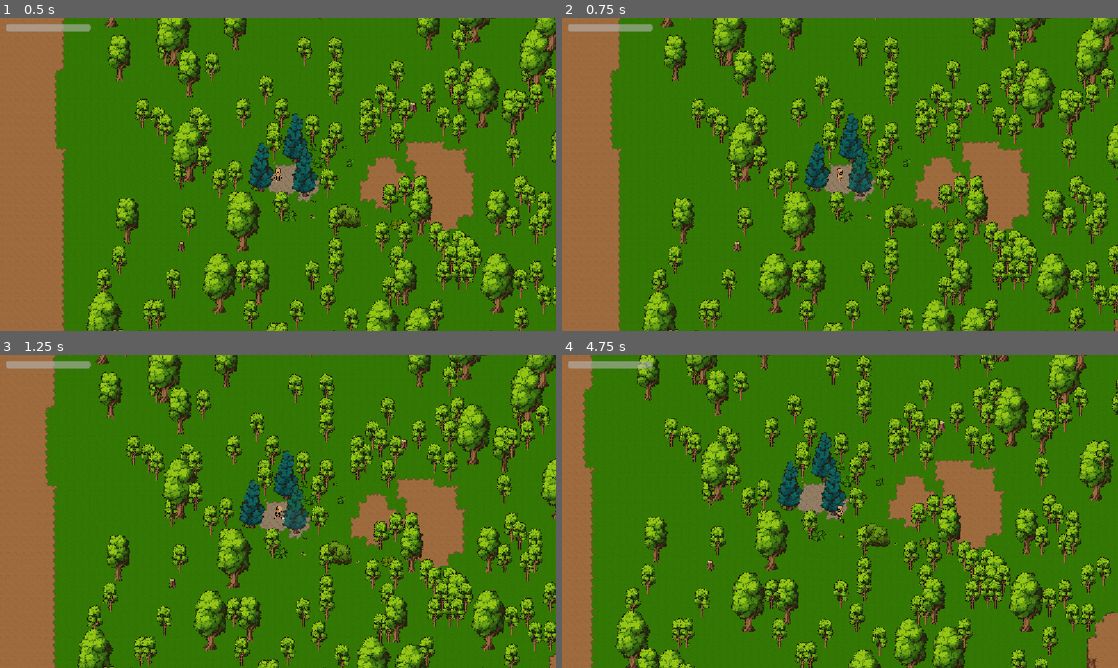
Above: before the commit, frames 1-4 (two rows, left to right).
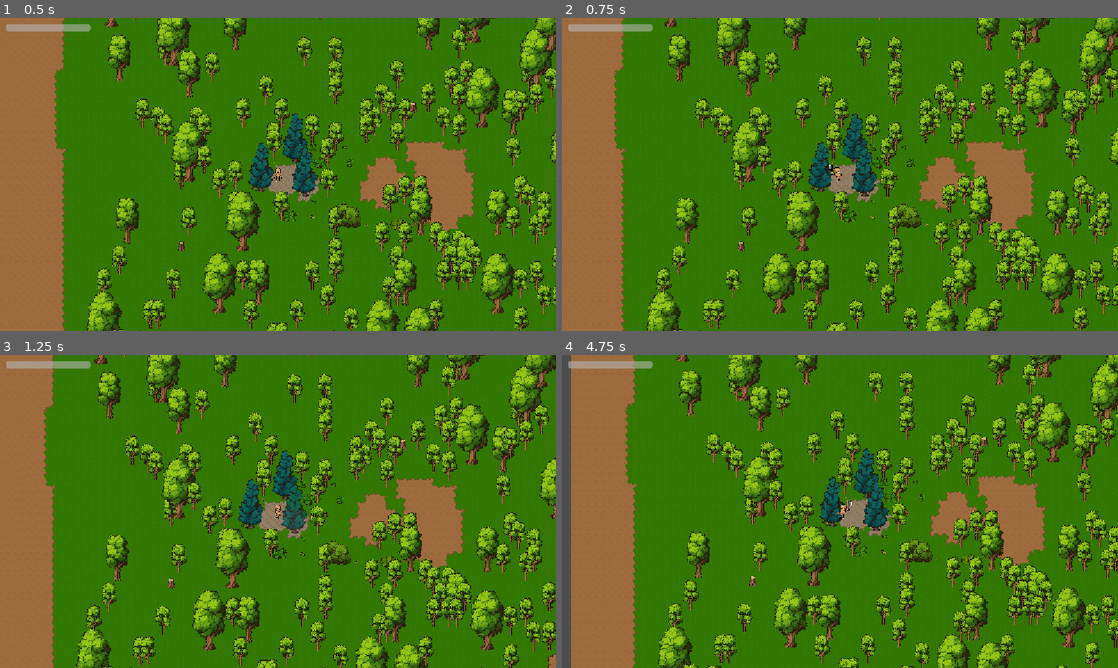
Above: after the commit, the same moments.

Repository: cwshields/pixel-rpg
Game: Godot game, scene res://scenes/main.tscn
Two runs of this game, one before a commit and one after it. Both use one fixed random seed, a clock stepped at 60 frames per second and the inputs below.
Inputs (mouse positions are in pixels of both pictures, inside the frame that each line leads up to):
- Up to frame 1 (0.5 s): no input
- Up to frame 2 (0.75 s): tap Enter at 0.5 s; move the mouse to (962, 158) at 0.52 s; hold D (move_right) from 0.53 s (still down); click (962, 158) at 0.6 s
- Up to frame 3 (1.25 s): keep holding D (move_right); tap J (attack, bound only before the commit) at 0.8 s
- Up to frame 4 (4.75 s): move the mouse to (728, 527) at 1.27 s; release D (move_right) at 1.28 s; hold S (move_down) 1.28-2.03 s; tap J (attack, bound only before the commit) at 1.35, 3.05, 3.6 s; tap Shift (sprint, bound only after the commit) at 1.55 s; move the mouse to (895, 442) at 2.02 s; hold D (move_right) 2.03-2.78 s; hold Shift (sprint, bound only after the commit) 2.03-2.78 s; click (895, 442) at 2.3 s; move the mouse to (812, 574) at 2.77 s; hold W (move_up) 2.78-3.53 s; click (812, 574) at 2.85 s; move the mouse to (1006, 558) at 3.52 s; hold Shift (sprint, bound only after the commit) 3.53-4.28 s; hold A (move_left) from 3.53 s (still down); move the mouse to (673, 464) at 4.27 s; tap E (interact) at 4.35 s; click (673, 464) at 4.55 s

Frame 1 is identical in both runs. In frame 2, 27% of the frame differs, in the area x 8-100%, y 0-100%; in frame 3, 19%; in frame 4, 49%, in the area x 0-100%, y 0-100%.

Commit message:
feat: add sprint and rework the attack state
Adds a `sprint` input action (Shift, or gamepad L3) and a `sprint_speed`
alongside `move_speed` on EntityBase; `move()` now picks whichever
applies from a new `sprinting` flag, and gained an `update_facing`
param so a state can move without re-aiming mid-swing. PlayerMoveState
sets `sprinting` from the new `Player.wants_to_sprint()` and switches
to the run animation.

PlayerAttackState now aims at the mouse instead of freezing facing on
entry, lets the player strafe at half speed while swinging, and picks
between the attack/attack_move/attack_run animations depending on
whether the player is moving/sprinting. Adds the Slice_Run_Side and
Slice_Walk_Side sheets those new animations use, wired into
player_sprite_frames.tres as attack_run_side/attack_move_side plus
run_down/side/up.

Default attack input also moves from J to left mouse button (README
updated to match).

Claude-Session: https://claude.ai/code/session_01HrgXs4qN7W3HoQrsAfsmA1

Diff:
--- a/project.godot
+++ b/project.godot
@@ -50,7 +50,7 @@
 }
 attack={
 "deadzone": 0.2,
-"events": [Object(InputEventKey,"resource_local_to_scene":false,"resource_name":"","device":-1,"window_id":0,"alt_pressed":false,"shift_pressed":false,"ctrl_pressed":false,"meta_pressed":false,"pressed":false,"keycode":0,"physical_keycode":74,"key_label":0,"unicode":0,"location":0,"echo":false,"script":null)
+"events": [Object(InputEventMouseButton,"resource_local_to_scene":false,"resource_name":"","device":-1,"window_id":0,"alt_pressed":false,"shift_pressed":false,"ctrl_pressed":false,"meta_pressed":false,"button_mask":0,"position":Vector2(0, 0),"global_position":Vector2(0, 0),"factor":1.0,"button_index":1,"canceled":false,"pressed":false,"double_click":false,"script":null)
 ]
 }
 interact={
@@ -68,6 +68,12 @@
 "events": [Object(InputEventKey,"resource_local_to_scene":false,"resource_name":"","device":-1,"window_id":0,"alt_press …(195 unchanged characters)…
 ]
 }
+sprint={
+"deadzone": 0.5,
+"events": [Object(InputEventKey,"resource_local_to_scene":false,"resource_name":"","device":-1,"window_id":0,"alt_pressed":false,"shift_pressed":false,"ctrl_pressed":false,"meta_pressed":false,"pressed":false,"keycode":0,"physical_keycode":4194325,"key_label":0,"unicode":0,"location":0,"echo":false,"script":null)
+, Object(InputEventJoypadButton,"resource_local_to_scene":false,"resource_name":"","device":-1,"button_index":9,"pressure":0.0,"pressed":false,"script":null)
+]
+}
 
 [physics]
 
--- a/resources/characters/player_sprite_frames.tres
+++ b/resources/characters/player_sprite_frames.tres
@@ -15,6 +15,11 @@
 [ext_resource type="Texture2D" uid="uid://duh1vvkwh5gmt" path="res://assets/Entities/Characters/Body_A/Animations/Death_Base/Death_Down-Sheet.png" id="tex_13"]
 [ext_resource type="Texture2D" uid="uid://4mcgygej2ksk" path="res://assets/Entities/Characters/Body_A/Animations/Death_Base/Death_Side-Sheet.png" id="tex_14"]
 [ext_resource type="Texture2D" uid="uid://bvs6wieay4xdw" path="res://assets/Entities/Characters/Body_A/Animations/Death_Base/Death_Up-Sheet.png" id="tex_15"]
+[ext_resource type="Texture2D" uid="uid://kypugaf36fnm" path="res://assets/Entities/Characters/Body_A/Animations/Slice_Base/Slice_Walk_Side-Sheet.png" id="tex_16"]
+[ext_resource type="Texture2D" uid="uid://b7g8c2wq3cf1g" path="res://assets/Entities/Characters/Body_A/Animations/Run_Base/Run_Down-Sheet.png" id="tex_17"]
+[ext_resource type="Texture2D" uid="uid://bro2uxje66pd1" path="res://assets/Entities/Characters/Body_A/Animations/Run_Base/Run_Side-Sheet.png" id="tex_18"]
+[ext_resource type="Texture2D" uid="uid://chutnxi4ipnqv" path="res://assets/Entities/Characters/Body_A/Animations/Run_Base/Run_Up-Sheet.png" id="tex_19"]
+[ext_resource type="Texture2D" uid="uid://j5puppb27wq8" path="res://assets/Entities/Characters/Body_A/Animations/Slice_Base/Slice_Run_Side-Sheet.png" id="tex_20"]
 
 [sub_resource type="AtlasTexture" id="frame_31"]
 atlas = ExtResource("tex_7")
@@ -48,6 +53,70 @@
 atlas = ExtResource("tex_7")
 region = Rect2(448, 0, 64, 64)
 
+[sub_resource type="AtlasTexture" id="frame_91"]
+atlas = ExtResource("tex_16")
+region = Rect2(0, 0, 64, 64)
+
+[sub_resource type="AtlasTexture" id="frame_92"]
+atlas = ExtResource("tex_16")
+region = Rect2(64, 0, 64, 64)
+
+[sub_resource type="AtlasTexture" id="frame_93"]
+atlas = ExtResource("tex_16")
+region = Rect2(128, 0, 64, 64)
+
+[sub_resource type="AtlasTexture" id="frame_94"]
+atlas = ExtResource("tex_16")
+region = Rect2(192, 0, 64, 64)
+
+[sub_resource type="AtlasTexture" id="frame_95"]
+atlas = ExtResource("tex_16")
+region = Rect2(256, 0, 64, 64)
+
+[sub_resource type="AtlasTexture" id="frame_96"]
+atlas = ExtResource("tex_16")
+region = Rect2(320, 0, 64, 64)
+
+[sub_resource type="AtlasTexture" id="frame_97"]
+atlas = ExtResource("tex_16")
+region = Rect2(384, 0, 64, 64)
+
+[sub_resource type="AtlasTexture" id="frame_98"]
+atlas = ExtResource("tex_16")
+region = Rect2(448, 0, 64, 64)
+
+[sub_resource type="AtlasTexture" id="frame_117"]
+atlas = ExtResource("tex_20")
+region = Rect2(0, 0, 64, 64)
+
+[sub_resource type="AtlasTexture" id="frame_118"]
+atlas = ExtResource("tex_20")
+region = Rect2(64, 0, 64, 64)
+
+[sub_resource type="AtlasTexture" id="frame_119"]
+atlas = ExtResource("tex_20")
+region = Rect2(128, 0, 64, 64)
+
+[sub_resource type="AtlasTexture" id="frame_120"]
+atlas = ExtResource("tex_20")
+region = Rect2(192, 0, 64, 64)
+
+[sub_resource type="AtlasTexture" id="frame_121"]
+atlas = ExtResource("tex_20")
+region = Rect2(256, 0, 64, 64)
+
+[sub_resource type="AtlasTexture" id="frame_122"]
+atlas = ExtResource("tex_20")
+region = Rect2(320, 0, 64, 64)
+
+[sub_resource type="AtlasTexture" id="frame_123"]
+atlas = ExtResource("tex_20")
+region = Rect2(384, 0, 64, 64)
+
+[sub_resource type="AtlasTexture" id="frame_124"]
+atlas = ExtResource("tex_20")
+region = Rect2(448, 0, 64, 64)
+
 [sub_resource type="AtlasTexture" id="frame_39"]
 atlas = ExtResource("tex_8")
 region = Rect2(0, 0, 64, 64)
@@ -304,6 +373,78 @@
 atlas = ExtResource("tex_3")
 region = Rect2(192, 0, 64, 64)
 
+[sub_resource type="AtlasTexture" id="frame_99"]
+atlas = ExtResource("tex_17")
+region = Rect2(0, 0, 64, 64)
+
+[sub_resource type="AtlasTexture" id="frame_100"]
+atlas = ExtResource("tex_17")
+region = Rect2(64, 0, 64, 64)
+
+[sub_resource type="AtlasTexture" id="frame_101"]
+atlas = ExtResource("tex_17")
+region = Rect2(128, 0, 64, 64)
+
+[sub_resource type="AtlasTexture" id="frame_102"]
+atlas = ExtResource("tex_17")
+region = Rect2(192, 0, 64, 64)
+
+[sub_resource type="AtlasTexture" id="frame_103"]
+atlas = ExtResource("tex_17")
+region = Rect2(256, 0, 64, 64)
+
+[sub_resource type="AtlasTexture" id="frame_104"]
+atlas = ExtResource("tex_17")
+region = Rect2(320, 0, 64, 64)
+
+[sub_resource type="AtlasTexture" id="frame_105"]
+atlas = ExtResource("tex_18")
+region = Rect2(0, 0, 64, 64)
+
+[sub_resource type="AtlasTexture" id="frame_106"]
+atlas = ExtResource("tex_18")
+region = Rect2(64, 0, 64, 64)
+
+[sub_resource type="AtlasTexture" id="frame_107"]
+atlas = ExtResource("tex_18")
+region = Rect2(128, 0, 64, 64)
+
+[sub_resource type="AtlasTexture" id="frame_108"]
+atlas = ExtResource("tex_18")
+region = Rect2(192, 0, 64, 64)
+
+[sub_resource type="AtlasTexture" id="frame_109"]
+atlas = ExtResource("tex_18")
+region = Rect2(256, 0, 64, 64)
+
+[sub_resource type="AtlasTexture" id="frame_110"]
+atlas = ExtResource("tex_18")
+region = Rect2(320, 0, 64, 64)
+
+[sub_resource type="AtlasTexture" id="frame_111"]
+atlas = ExtResource("tex_19")
+region = Rect2(0, 0, 64, 64)
+
+[sub_resource type="AtlasTexture" id="frame_112"]
+atlas = ExtResource("tex_19")
+region = Rect2(64, 0, 64, 64)
+
+[sub_resource type="AtlasTexture" id="frame_113"]
+atlas = ExtResource("tex_19")
+region = Rect2(128, 0, 64, 64)
+
+[sub_resource type="AtlasTexture" id="frame_114"]
+atlas = ExtResource("tex_19")
+region = Rect2(192, 0, 64, 64)
+
+[sub_resource type="AtlasTexture" id="frame_115"]
+atlas = ExtResource("tex_19")
+region = Rect2(256, 0, 64, 64)
+
+[sub_resource type="AtlasTexture" id="frame_116"]
+atlas = ExtResource("tex_19")
+region = Rect2(320, 0, 64, 64)
+
 [sub_resource type="AtlasTexture" id="frame_13"]
 atlas = ExtResource("tex_4")
 region = Rect2(0, 0, 64, 64)
@@ -405,6 +546,64 @@
 }],
 "loop": 0,
 "name": &"attack_down",
+"speed": 14.0
+}, {
+"frames": [{
+"duration": 1.0,
+"texture": SubResource("frame_91")
+}, {
+"duration": 1.0,
+"texture": SubResource("frame_92")
+}, {
+"duration": 1.0,
+"texture": SubResource("frame_93")
+}, {
+"duration": 1.0,
+"texture": SubResource("frame_94")
+}, {
+"duration": 1.0,
+"texture": SubResource("frame_95")
+}, {
+"duration": 1.0,
+"texture": SubResource("frame_96")
+}, {
+"duration": 1.0,
+"texture": SubResource("frame_97")
+}, {
+"duration": 1.0,
+"texture": SubResource("frame_98")
+}],
+"loop": 0,
+"name": &"attack_move_side",
+"speed": 14.0
+}, {
+"frames": [{
+"duration": 1.0,
+"texture": SubResource("frame_117")
+}, {
+"duration": 1.0,
+"texture": SubResource("frame_118")
+}, {
+"duration": 1.0,
+"texture": SubResource("frame_119")
+}, {
+"duration": 1.0,
+"texture": SubResource("frame_120")
+}, {
+"duration": 1.0,
+"texture": SubResource("frame_121")
+}, {
+"duration": 1.0,
+"texture": SubResource("frame_122")
+}, {
+"duration": 1.0,
+"texture": SubResource("frame_123")
+}, {
+"duration": 1.0,
+"texture": SubResource("frame_124")
+}],
+"loop": 0,
+"name": &"attack_run_side",
 "speed": 14.0
 }, {
 "frames": [{
@@ -653,6 +852,75 @@
 "loop": 1,
 "name": &"idle_up",
 "speed": 6.0
+}, {
+"frames": [{
+"duration": 1.0,
+"texture": SubResource("frame_99")
+}, {
+"duration": 1.0,
+"texture": SubResource("frame_100")
+}, {
+"duration": 1.0,
+"texture": SubResource("frame_101")
+}, {
+"duration": 1.0,
+"texture": SubResource("frame_102")
+}, {
+"duration": 1.0,
+"texture": SubResource("frame_103")
+}, {
+"duration": 1.0,
+"texture": SubResource("frame_104")
+}],
+"loop": 1,
+"name": &"run_down",
+"speed": 14.0
+}, {
+"frames": [{
+"duration": 1.0,
+"texture": SubResource("frame_105")
+}, {
+"duration": 1.0,
+"texture": SubResource("frame_106")
+}, {
+"duration": 1.0,
+"texture": SubResource("frame_107")
+}, {
+"duration": 1.0,
+"texture": SubResource("frame_108")
+}, {
+"duration": 1.0,
+"texture": SubResource("frame_109")
+}, {
+"duration": 1.0,
+"texture": SubResource("frame_110")
+}],
+"loop": 1,
+"name": &"run_side",
+"speed": 14.0
+}, {
+"frames": [{
+"duration": 1.0,
+"texture": SubResource("frame_111")
+}, {
+"duration": 1.0,
+"texture": SubResource("frame_112")
+}, {
+"duration": 1.0,
+"texture": SubResource("frame_113")
+}, {
+"duration": 1.0,
+"texture": SubResource("frame_114")
+}, {
+"duration": 1.0,
+"texture": SubResource("frame_115")
+}, {
+"duration": 1.0,
+"texture": SubResource("frame_116")
+}],
+"loop": 1,
+"name": &"run_up",
+"speed": 14.0
 }, {
 "frames": [{
 "duration": 1.0,
--- a/scripts/entities/entity_base.gd
+++ b/scripts/entities/entity_base.gd
@@ -8,9 +8,17 @@
 signal died(entity: EntityBase)
 signal facing_changed(direction: Vector2)
 
-@export var move_speed: float = 90.0
-@export var acceleration: float = 900.0
-@export var friction: float = 800.0
+@export var move_speed: float = 65.0
+## Target speed (px/sec) used in place of `move_speed` while `sprinting` is
+## true. The driving state sets `sprinting` each frame from its own input
+## (see PlayerMoveState).
+@export var sprint_speed: float = 110.0
+@export var acceleration: float = 600.0
+@export var friction: float = 500.0
+
+## When true, `move()` targets `sprint_speed` instead of `move_speed`. Not
+## persisted — whichever state is active owns setting and clearing it.
+var sprinting: bool = false
 
 ## Last non-zero movement direction. Useful for aiming an attack or
 ## picking an idle-facing animation when the entity is standing still.
@@ -55,11 +63,15 @@
 ## Eases velocity toward `direction * move_speed` and slides. Pass
 ## Vector2.ZERO to decelerate to a stop. `direction` should already be
 ## normalized (or zero) — callers decide how input maps to a direction.
-func move(direction: Vector2, delta: float) -> void:
-	var target_speed: float = move_speed * (stats.speed_multiplier if stats else 1.0)
+## Pass `update_facing = false` to move without re-aiming `facing_direction`
+## (e.g. sidestepping mid-attack while the swing stays committed).
+func move(direction: Vector2, delta: float, update_facing: bool = true) -> void:
+	var base_speed: float = sprint_speed if sprinting else move_speed
+	var target_speed: float = base_speed * (stats.speed_multiplier if stats else 1.0)
 	if direction != Vector2.ZERO:
-		facing_direction = direction
-		facing_changed.emit(direction)
+		if update_facing:
+			facing_direction = direction
+			facing_changed.emit(direction)
 		velocity = velocity.move_toward(direction * target_speed, acceleration * delta)
 	else:
 		velocity = velocity.move_toward(Vector2.ZERO, friction * delta)
--- a/scripts/entities/player/player.gd
+++ b/scripts/entities/player/player.gd
@@ -31,6 +31,11 @@
 func get_move_input() -> Vector2:
 	return Input.get_vector("move_left", "move_right", "move_up", "move_down")
 
+## True while the sprint key (Shift) is held. Movement states use this to
+## pick run speed + run animations; only meaningful when actually moving.
+func wants_to_sprint() -> bool:
+	return Input.is_action_pressed("sprint")
+
 func _unhandled_input(event: InputEvent) -> void:
 	if event.is_action_pressed("interact"):
 		_interact_with_nearest()
--- a/scripts/entities/player/states/player_attack_state.gd
+++ b/scripts/entities/player/states/player_attack_state.gd
@@ -10,26 +10,57 @@
 @export var hitbox_active_start: float = 0.2
 @export var hitbox_active_end: float = 0.45
 
+## How much of normal move speed the player keeps while mid-swing. 1.0 is
+## full free movement; lower it for a more committed, weighty attack.
+@export_range(0.0, 1.0) var move_speed_multiplier: float = 0.5
+
 var _timer: float = 0.0
+var _was_moving: bool = false
+var _was_sprinting: bool = false
 
 func enter(_previous_state: StringName, _data: Dictionary = {}) -> void:
 	_timer = 0.0
-	entity.stop()
 	var player := entity as Player
+	var aim := player.get_global_mouse_position() - player.global_position
+	if aim != Vector2.ZERO:
+		player.facing_direction = aim.normalized()
+		player.facing_changed.emit(player.facing_direction)
 	if player.hitbox:
 		player.hitbox.global_rotation = player.facing_direction.angle()
 		player.hitbox.damage = player.stats.compute_outgoing_damage() if player.stats else player.hitbox.damage
-	entity.play_animation("attack")
+	var moving := player.get_move_input() != Vector2.ZERO
+	player.sprinting = moving and player.wants_to_sprint()
+	_apply_attack_visuals(player, moving)
 
 func process_physics(delta: float) -> void:
 	_timer += delta
 	var player := entity as Player
+	var moving := player.get_move_input() != Vector2.ZERO
+	player.sprinting = moving and player.wants_to_sprint()
+	player.move(player.get_move_input() * move_speed_multiplier, delta, false)
+	if moving != _was_moving or player.sprinting != _was_sprinting:
+		_apply_attack_visuals(player, moving)
 	if player.hitbox:
 		player.hitbox.monitoring = _timer >= hitbox_active_start and _timer <= hitbox_active_end
 	if _timer >= attack_duration:
-		transition_requested.emit(&"Idle", {})
+		transition_requested.emit(&"Move" if moving else &"Idle", {})
 
 func exit() -> void:
 	var player := entity as Player
+	player.sprinting = false
 	if player.hitbox:
 		player.hitbox.monitoring = false
+
+## Chooses the attack animation for the current movement state (called only
+## when it changes). Sprinting uses the combined run+slice sheet
+## ("attack_run_<dir>"), walking the run/walk+slice sheet
+## ("attack_move_<dir>") — both currently side-only — each falling back to
+## the plain "attack" swing when there's no directional art.
+func _apply_attack_visuals(player: Player, moving: bool) -> void:
+	_was_moving = moving
+	_was_sprinting = player.sprinting
+	if moving and player.sprinting and player.play_animation("attack_run"):
+		return
+	if moving and player.play_animation("attack_move"):
+		return
+	player.play_animation("attack")
--- a/scripts/entities/player/states/player_idle_state.gd
+++ b/scripts/entities/player/states/player_idle_state.gd
@@ -2,6 +2,7 @@
 extends State
 
 func enter(_previous_state: StringName, _data: Dictionary = {}) -> void:
+	entity.sprinting = false
 	entity.stop()
 	entity.play_animation("idle")
 
--- a/scripts/entities/player/states/player_move_state.gd
+++ b/scripts/entities/player/states/player_move_state.gd
@@ -1,5 +1,8 @@
 class_name PlayerMoveState
 extends State
+
+func exit() -> void:
+	entity.sprinting = false
 
 func process_physics(delta: float) -> void:
 	var player := entity as Player
@@ -10,5 +13,6 @@
 	if input_dir == Vector2.ZERO:
 		transition_requested.emit(&"Idle", {})
 		return
+	player.sprinting = player.wants_to_sprint()
 	entity.move(input_dir.normalized(), delta)
-	entity.play_animation("walk")
+	entity.play_animation("run" if player.sprinting else "walk")
Binary file added: assets/Entities/Characters/Body_A/Animations/Slice_Base/Slice_Run_Side-Sheet.png
Not shown, added: assets/Entities/Characters/Body_A/Animations/Slice_Base/Slice_Run_Side-Sheet.png.import
Binary file added: assets/Entities/Characters/Body_A/Animations/Slice_Base/Slice_Walk_Side-Sheet.png
Not shown, added: assets/Entities/Characters/Body_A/Animations/Slice_Base/Slice_Walk_Side-Sheet.png.import
Not shown, changed: README.md
Not shown, added: assets/Entities/Characters/Body_A/Animations/Slice_Base/Slice_Side-Sheet.psd
